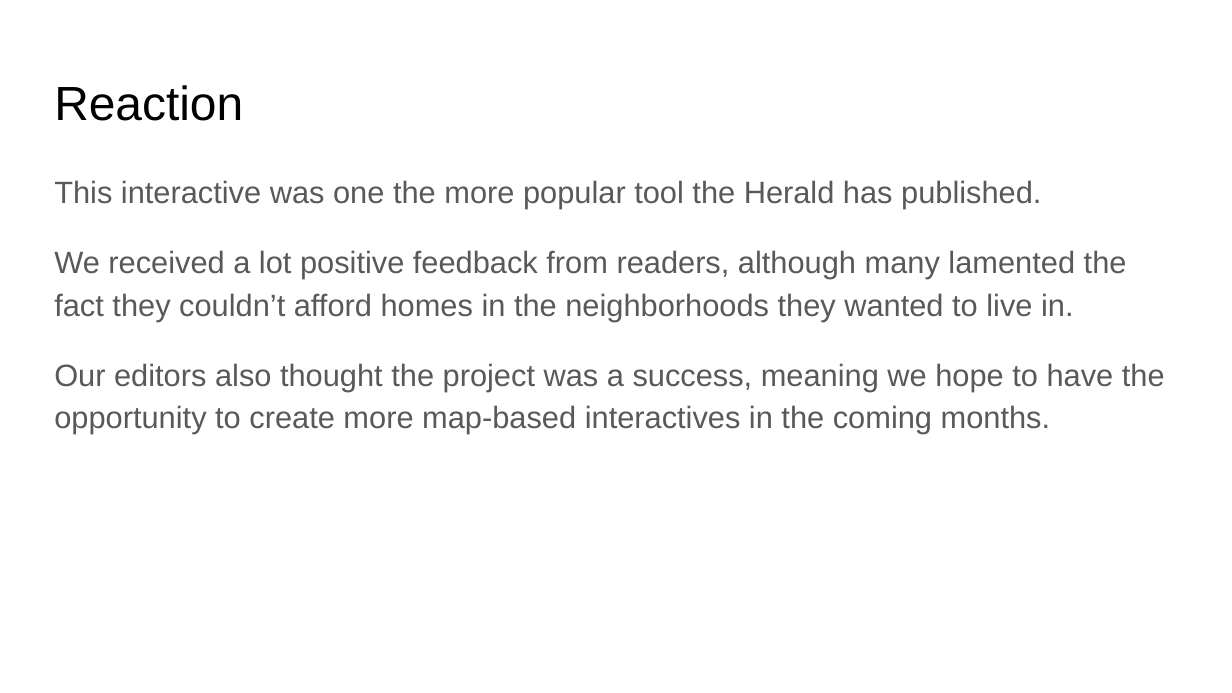
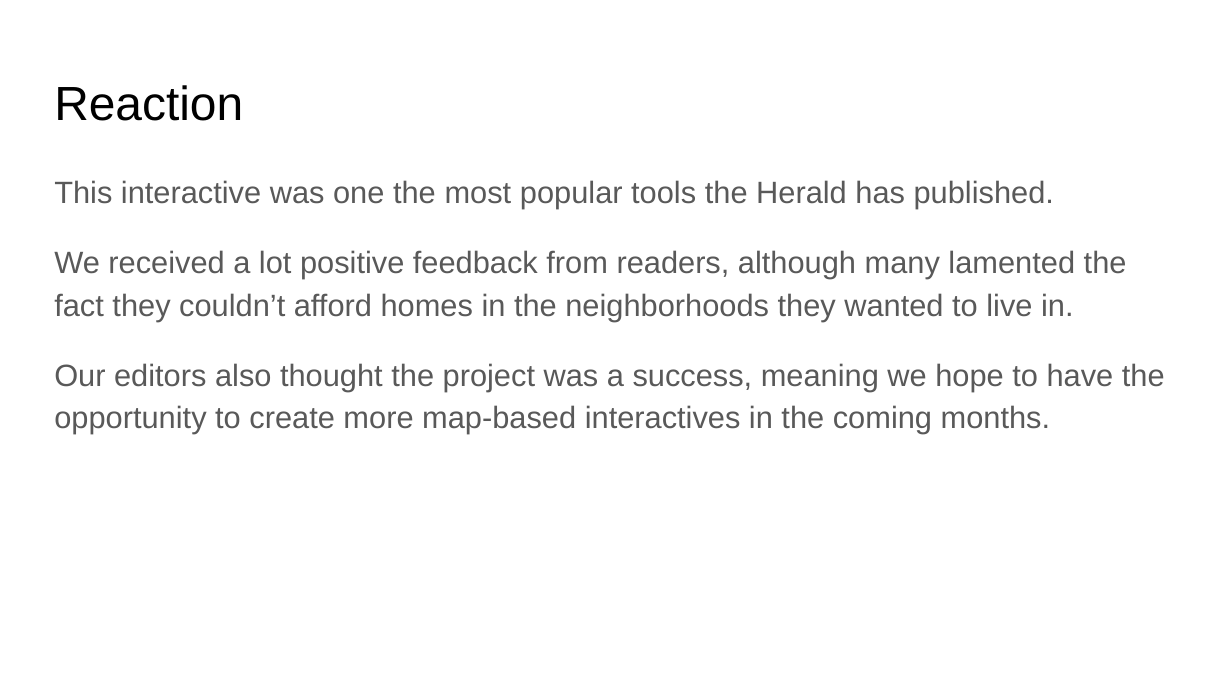
Before and after one commit to aranguren/maptime-miami-slides, a slide deck: slide 11 of Maptime-Miami-Presentation.pptx. Drawn at 1232x693 pixels with LibreOffice and Linux fonts; fonts in the diff are those of the drawing. Boxes give left, top, right and bottom in pixels: in the first picture for what was removed or moved away, otherwise in the second. Text is boxed around its words. In the diff, an @@ line names an element or a change of style, - is before the commit and + after.

```diff
--- a/Maptime-Miami-Presentation.pptx
+++ b/Maptime-Miami-Presentation.pptx
@@ text at (54, 180, 1054, 209): text changed @@
-This interactive was one the more popular tool the Herald has published.
+This interactive was one the most popular tools the Herald has published.
```
Also in this commit, not shown: 1 other slide changed, 1 other file.
